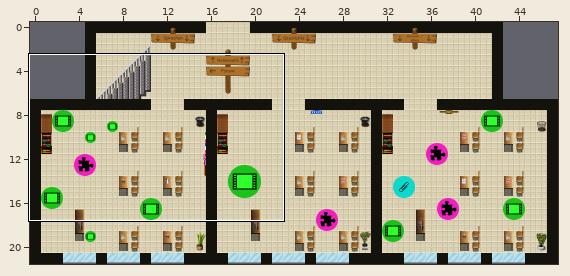
One commit to this Tiled map (JSON): raw/maps/neubau.json. Above, an overview of the earlier version with the close-up marked.
Close-up. The starting point:
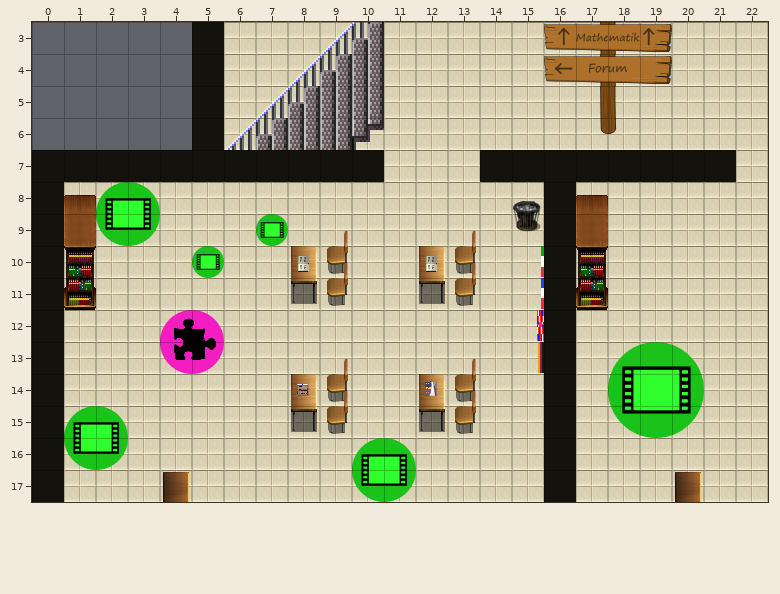
Cells are 32x32 px. Shown: x 0..22, y 3..17.
Once edited:
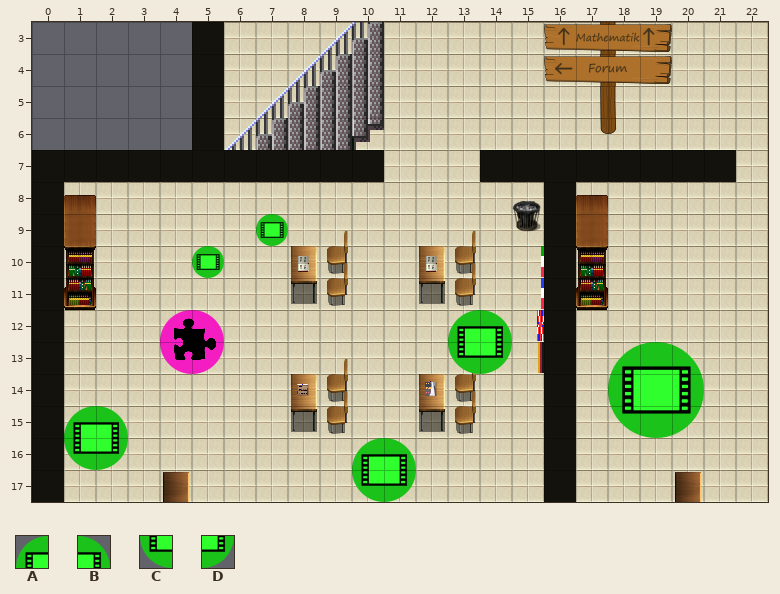
Key: from "Icons": A 42, B 43, C 53, D 54.
_ is an empty cell, . an unchanged one.
Edits made:
--- layer "Film_Italienisch"
@@ x 2..3 @@
- 8 AB
- 9 CD
+ 8 __
+ 9 __
@@ x 13..14 @@
-12 __
-13 __
+12 AB
+13 CD
